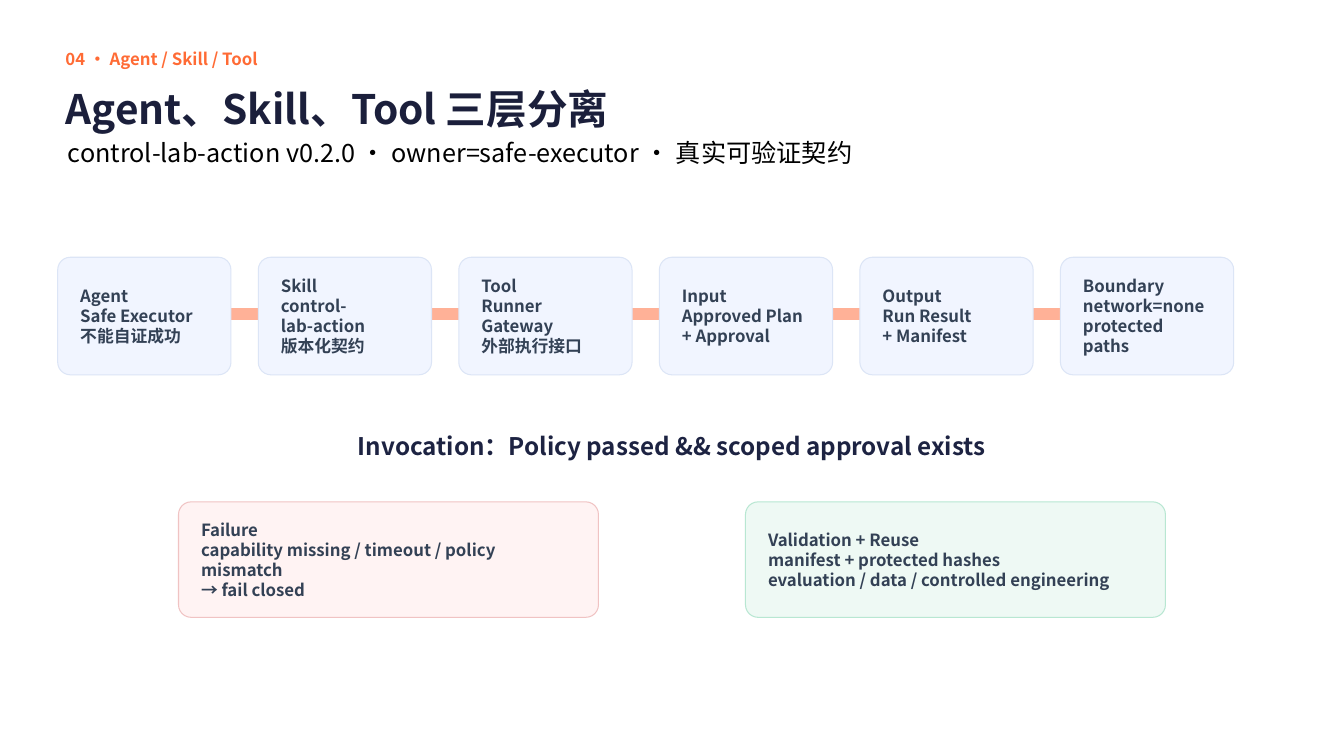
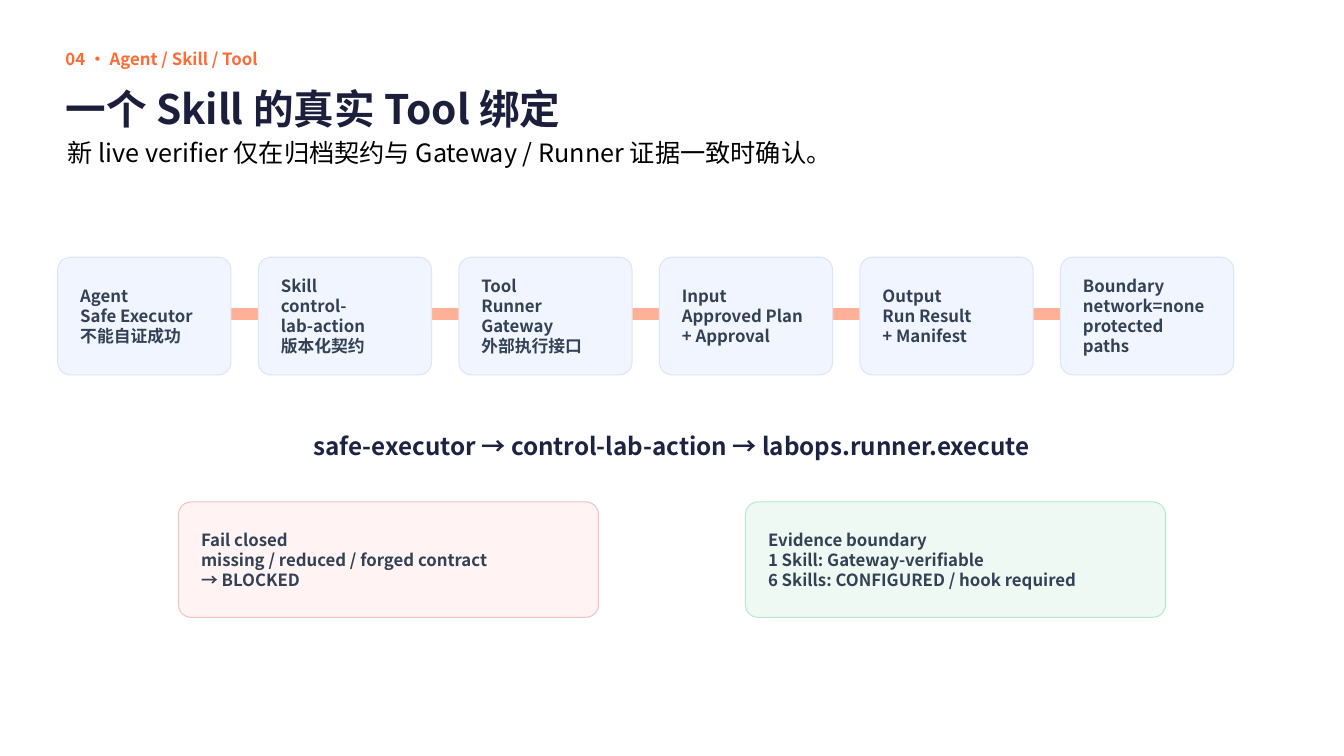
Before and after one commit to JAKIIC/LabOps-Guard, a slide deck: slide 7 of submission/LabOps-Guard-GOAI-复赛方案-v1.0-rc1.pptx. Drawn at 1344x756 pixels with LibreOffice and Linux fonts; fonts in the diff are those of the drawing. Boxes give left, top, right and bottom in pixels: in the first picture for what was removed or moved away, otherwise in the second. Text is boxed around its words. In the diff, an @@ line names an element or a change of style, - is before the commit and + after.

```diff
--- a/submission/LabOps-Guard-GOAI-复赛方案-v1.0-rc1.pptx
+++ b/submission/LabOps-Guard-GOAI-复赛方案-v1.0-rc1.pptx
@@ text at <box>65,89,560,128</box>: text changed @@
-Agent、Skill、Tool 三层分离
+一个 Skill 的真实 Tool 绑定
@@ text at <box>68,140,832,168</box>: text changed @@
-control-lab-action v0.2.0 · owner=safe-executor · 真实可验证契约
+新 live verifier 仅在归档契约与 Gateway / Runner 证据一致时确认。
@@ text at <box>314,435,1029,461</box>: text changed @@
-Invocation：Policy passed && scoped approval exists
+safe-executor → control-lab-action → labops.runner.execute
@@ text in rounded rectangle at <box>201,532,487,586</box>: text changed @@
-Failure
-capability missing / timeout / policy mismatch
-→ fail closed
+Fail closed
+missing / reduced / forged contract
+→ BLOCKED
@@ text in rounded rectangle at <box>768,532,1076,590</box>: text changed @@
-Validation + Reuse
-manifest + protected hashes
-evaluation / data / controlled engineering
+Evidence boundary
+1 Skill: Gateway-verifiable
+6 Skills: CONFIGURED / hook required
```
Also in this commit, not shown: 6 other slides changed, 13 other files.
